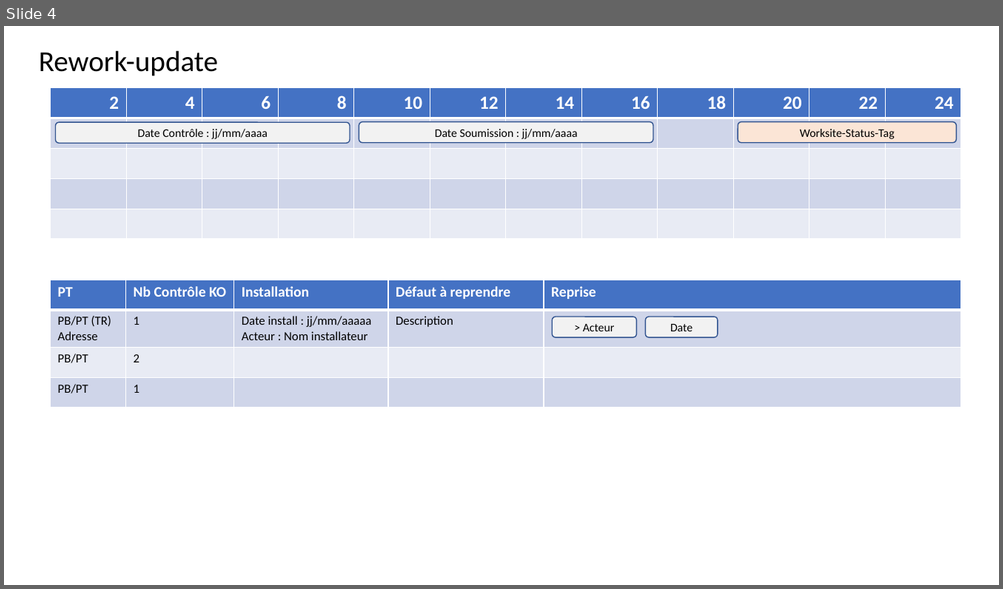
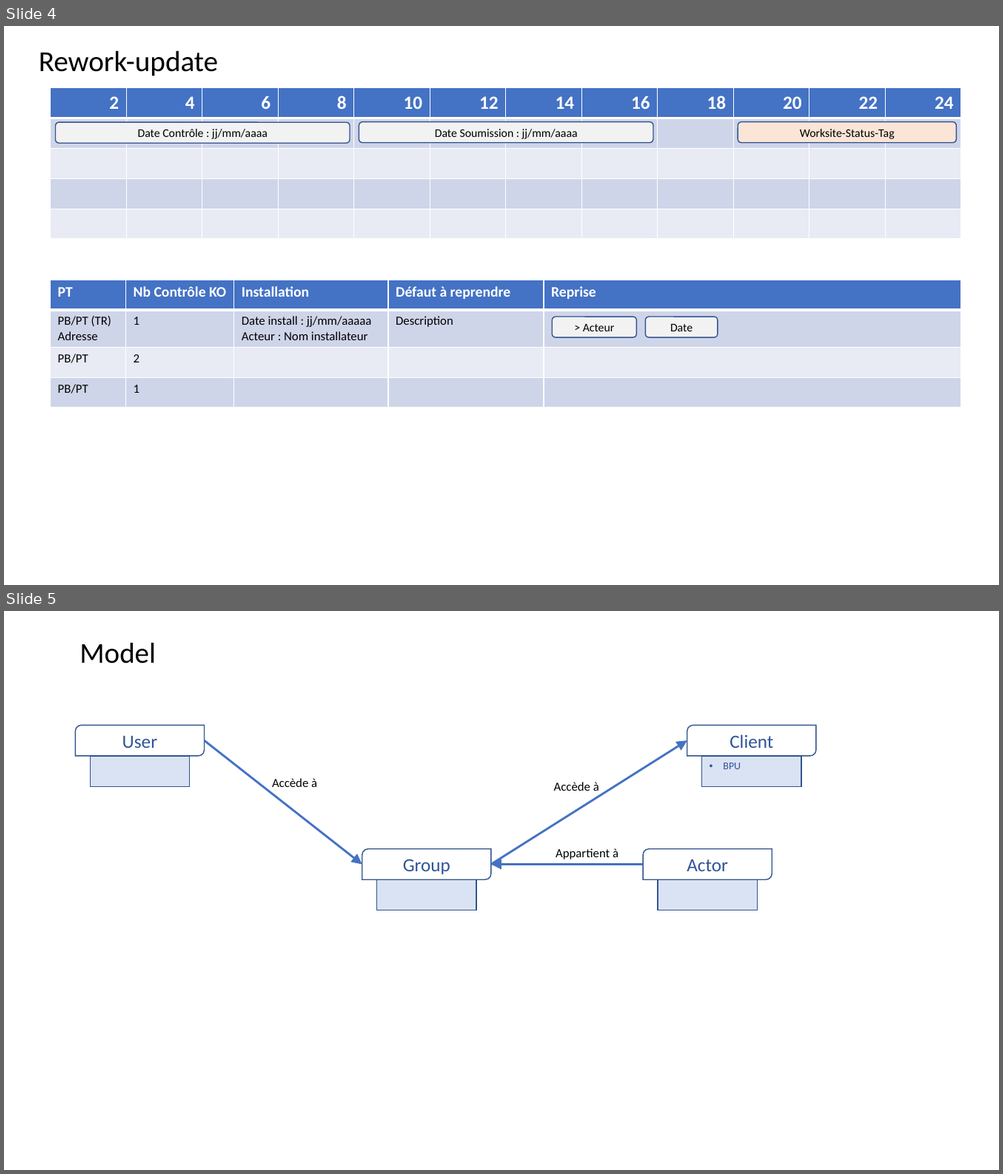
Before and after one commit to lpuigo/doe, a slide deck: Design.pptx. Shown one above the other, each under a label of ours: slide 4 before the commit, slides 4 and 5 after it. The pictures are 1003x589 and 1003x1174 pixels, drawn with LibreOffice and Linux fonts; fonts in the diff are those of the drawing. Boxes give left, top, right and bottom in pixels: in the first picture for what was removed or moved away, otherwise in the second. Text is boxed around its words. In the diff, an @@ line names an element or a change of style, - is before the commit and + after.

Commit message:
BE Actors : Fix Actors visibility rules based on groups

```diff
--- a/Design.pptx
+++ b/Design.pptx
@@ slide 5 added at <box>4,611,999,1170</box>, background #FFFFFF @@
@@ title added at <box>79,643,156,664</box>, 27.9 pt, text #000000 @@
+Model
@@ round diag rect added at <box>76,725,205,756</box>, outline #325491 1 pt, 18 pt, text #2F5597 @@
+User
@@ arrow added from (204, 741) to (362, 865), #4472C4 2 pt @@
@@ arrow added from (491, 865) to (687, 741), #4472C4 2 pt @@
@@ round diag rect added at <box>687,725,816,756</box>, outline #325491 1 pt, 18 pt, text #2F5597 @@
+Client
@@ rectangle added at <box>90,756,189,786</box>, fill #DAE3F3, outline #325491 1 pt @@
@@ rectangle added at <box>702,756,801,786</box>, fill #DAE3F3, outline #325491 1 pt, 10 pt, text #2F5597 @@
+• BPU
@@ text added at <box>272,778,317,787</box>, 12 pt, text #000000 @@
+Accède à
@@ text added at <box>554,782,599,791</box>, 12 pt, text #000000 @@
+Accède à
@@ round diag rect added at <box>362,849,491,880</box>, outline #325491 1 pt, 18 pt, text #2F5597 @@
+Group
@@ text added at <box>555,849,618,860</box>, 12 pt, text #000000 @@
+Appartient à
@@ round diag rect added at <box>643,849,771,880</box>, outline #325491 1 pt, 18 pt, text #2F5597 @@
+Actor
@@ arrow added from (643, 865) to (491, 865), #4472C4 2 pt @@
@@ rectangle added at <box>377,880,476,910</box>, fill #DAE3F3, outline #325491 1 pt @@
@@ rectangle added at <box>657,880,757,910</box>, fill #DAE3F3, outline #325491 1 pt @@
```
Also in this commit, not shown: 4 other files.
